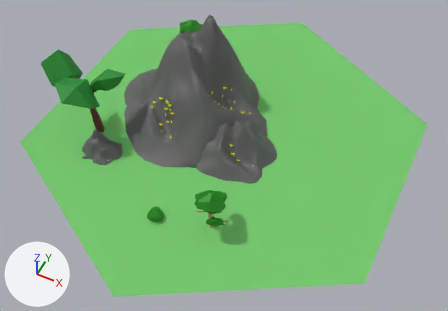
A saved change to the FBX model Assets/Prefabs/PrefabsTiles/Hexagone ressource or.fbx.
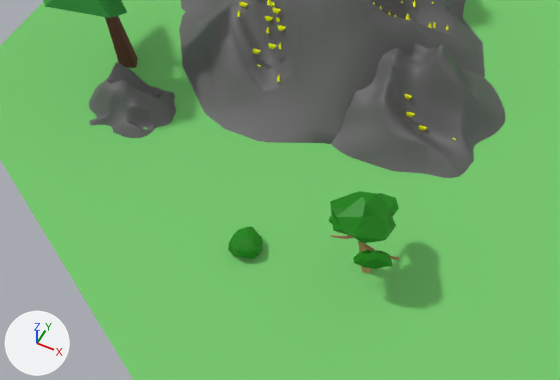
Each version appears first whole from a camera (50 mm lens) standing at (9.34, -18.97, 22.1) and looking at (0.8, -1.88, 0.74), and next in a close-up on the part from 9% to 68% of the width and 32% to 90% of the height. Lighting does not change. The marker at lower left points along +X, +Y and +Z. Vertices at the same position are counted once.
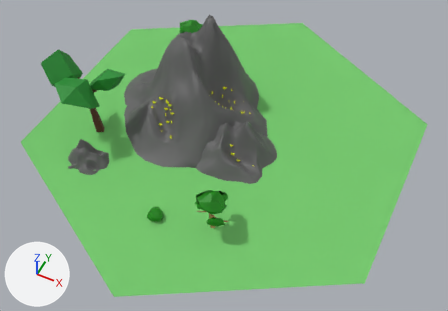
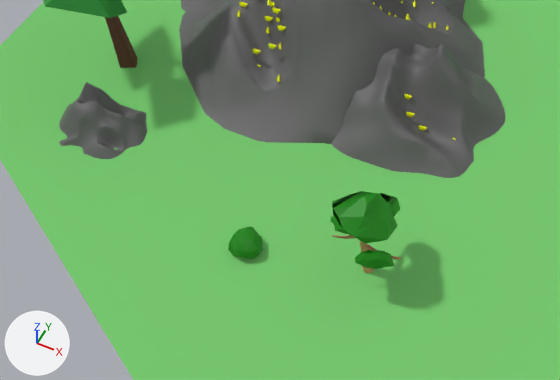
The newer file is also turned or shifted as a whole; pictures and numbers use the older file's frame.

Pixel boxes [x1, y1, x2, y2] of what changed, in the close-ups (560 x 380 px; the box of a moved part takes in the faces that stretch with it):
part 1 of me_cylinder_001, moved or reshaped: before [89, 62, 176, 138]; after [59, 82, 147, 159]
part 2 of me_cylinder_001, moved or reshaped: before [331, 193, 400, 273]; after [332, 193, 401, 273]

The change, as a list of edits to the scene's bpy script:
```text
Change me_cylinder_001:
    where me_cylinder_001.from_pydata(...)  # 7228 vertices, 11011 faces; spans x -8.7..8.7, y -10.0..10.0, z 0.0..5.2
    used by ob_cylinder; location = (0.0, 0.0, 0.0)
    me_cylinder_001 part 1: 79 vertices moved within x -6.0..-3.9, y -4.6..-2.8, z 0.0..0.8; 2560 vertices removed from x -6.2..-3.5, y -4.9..-2.6, z 0.0..1.2; 2560 vertices added at x -6.4..-3.7, y -5.7..-3.4, z 0.0..1.2
    me_cylinder_001 part 2: 7 vertices moved from x 1.6..2.2, y -5.7..-4.6, z 0.1..1.8 to x 1.6..2.2, y -5.7..-4.6, z 0.1..1.5; 25 vertices removed from x 1.4..2.7, y -5.8..-4.6, z 0.1..1.8; 25 vertices added at x 1.4..2.8, y -5.8..-4.6, z 0.1..1.9
```
